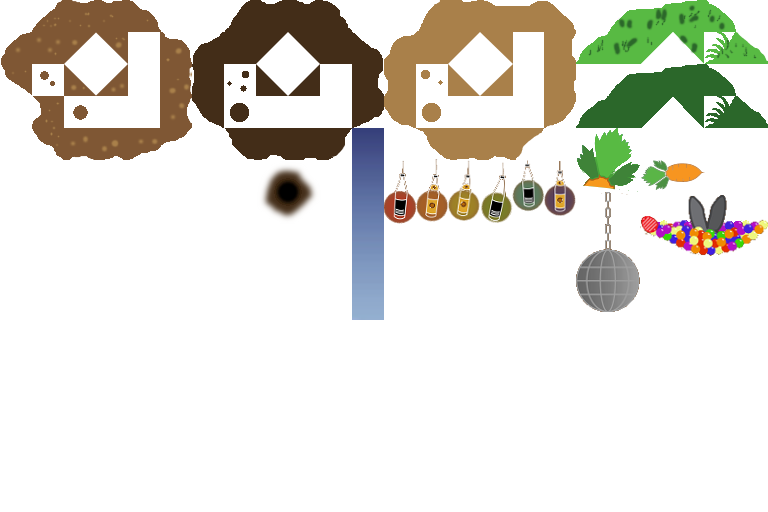
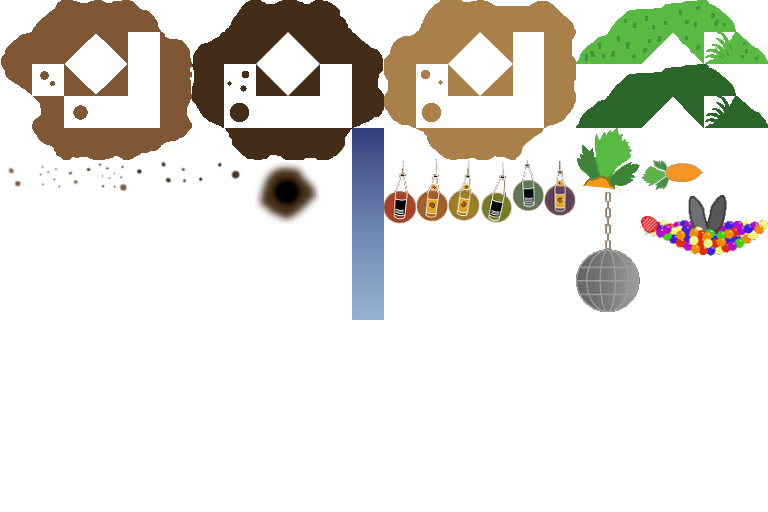
Layer changes from the first (768, 512) image to the second:
painted on "gras hell" over [585, 4, 768, 64]
painted on "loch" over [255, 160, 319, 224]
added layer "sandkoerner" above "boden" over [7, 161, 241, 192]
painted on "boden" over [11, 0, 192, 160]
